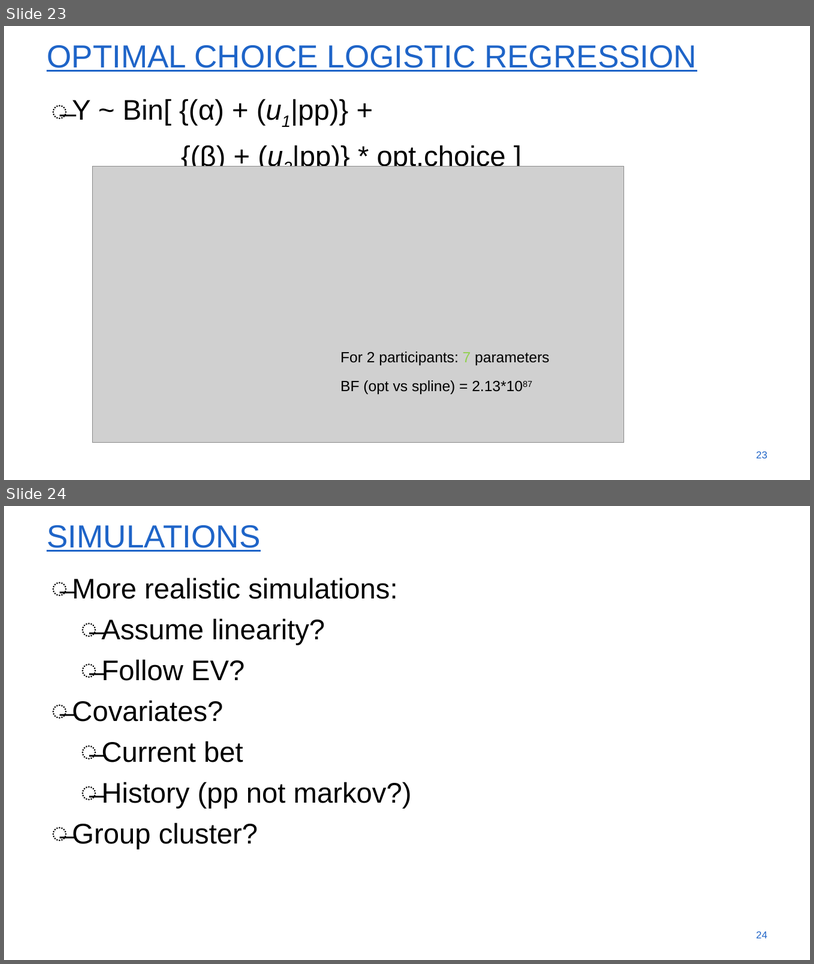
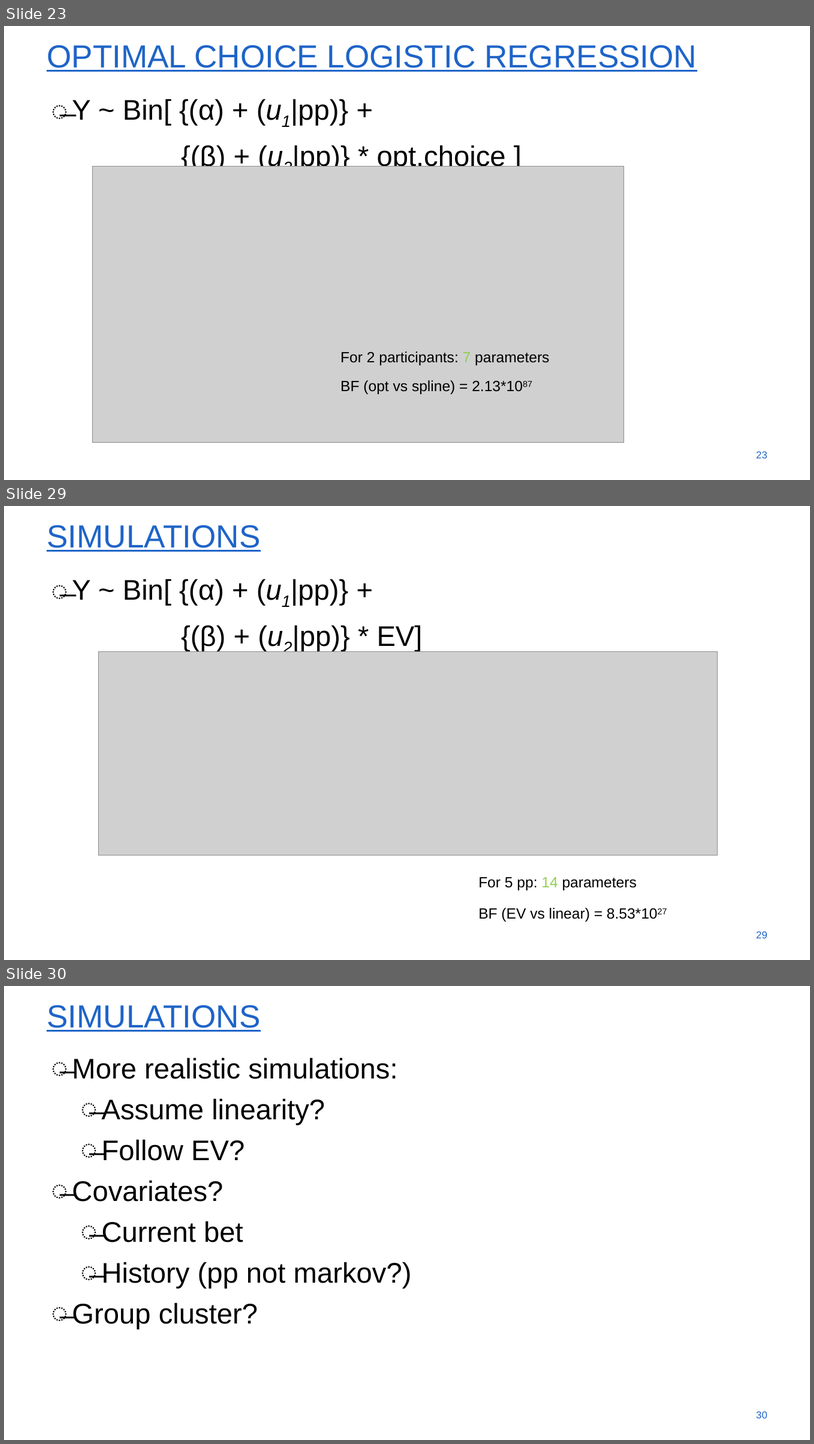
Before and after one commit to SvenWientjes/ModularGraphs-RL, a slide deck: Docs/Hierarchical reward task.pptx. Shown one above the other, each under a label of ours: slides 23 and 24 before the commit, slides 23, 29 and 30 after it; the slides between them are not shown. The pictures are 814x964 and 814x1444 pixels, drawn with LibreOffice and Linux fonts; fonts in the diff are those of the drawing; grey boxes stand for pictures; background and template pictures are left out. Boxes give left, top, right and bottom in pixels: in the first picture for what was removed or moved away, otherwise in the second. Text is boxed around its words. In the diff, an @@ line names an element or a change of style, - is before the commit and + after.

```diff
--- a/Docs/Hierarchical reward task.pptx
+++ b/Docs/Hierarchical reward task.pptx
@@ slide 29 added at (x1=4, y1=506, x2=810, y2=960), background #FFFFFF @@
@@ title added at (x1=47, y1=525, x2=260, y2=552), 54 pt, text #1E64C8, underline @@
+SIMULATIONS
@@ text added at (x1=72, y1=579, x2=423, y2=652), 48 pt, text #000000 @@
+̶ Y ~ Bin[ {(α) + (u1|pp)} +
+{(β) + (u2|pp)} * EV]
@@ picture added at (x1=98, y1=652, x2=717, y2=855) @@
@@ text added at (x1=479, y1=877, x2=637, y2=890), 25 pt, text #000000 @@
+For 5 pp: 14 parameters
@@ text added at (x1=479, y1=907, x2=658, y2=921), 25 pt, text #000000 @@
+BF (EV vs linear) = 8.53*1027
@@ page number added at (x1=756, y1=931, x2=768, y2=938), 17.1 pt, text #1E64C8 @@
+29
@@ what was slide 24 is now slide 30 @@
@@ page number at (x1=756, y1=1411, x2=768, y2=1418): text changed @@
-24
+30
```
Also in this commit, not shown: 5 other slides added.
